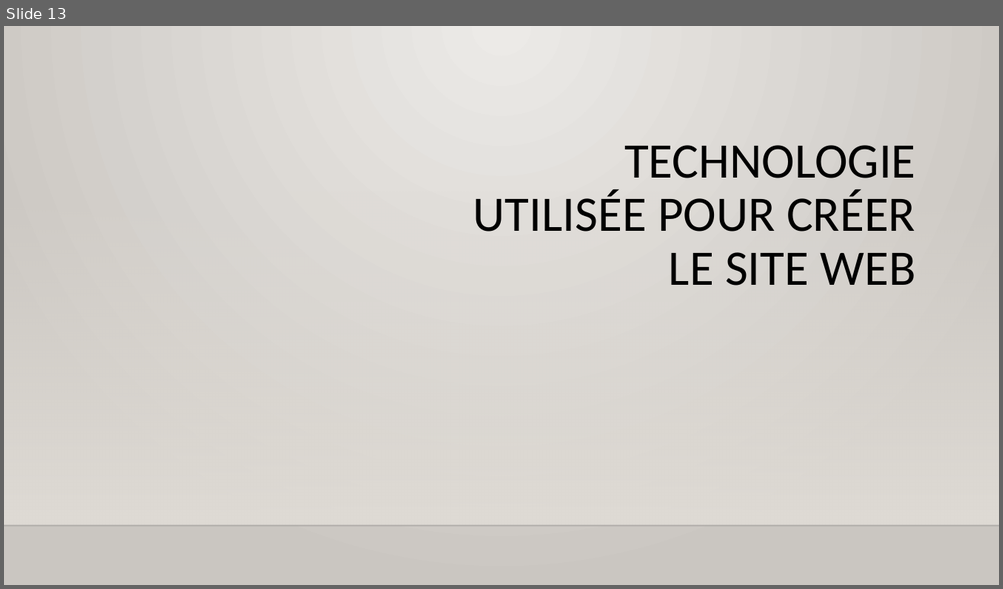
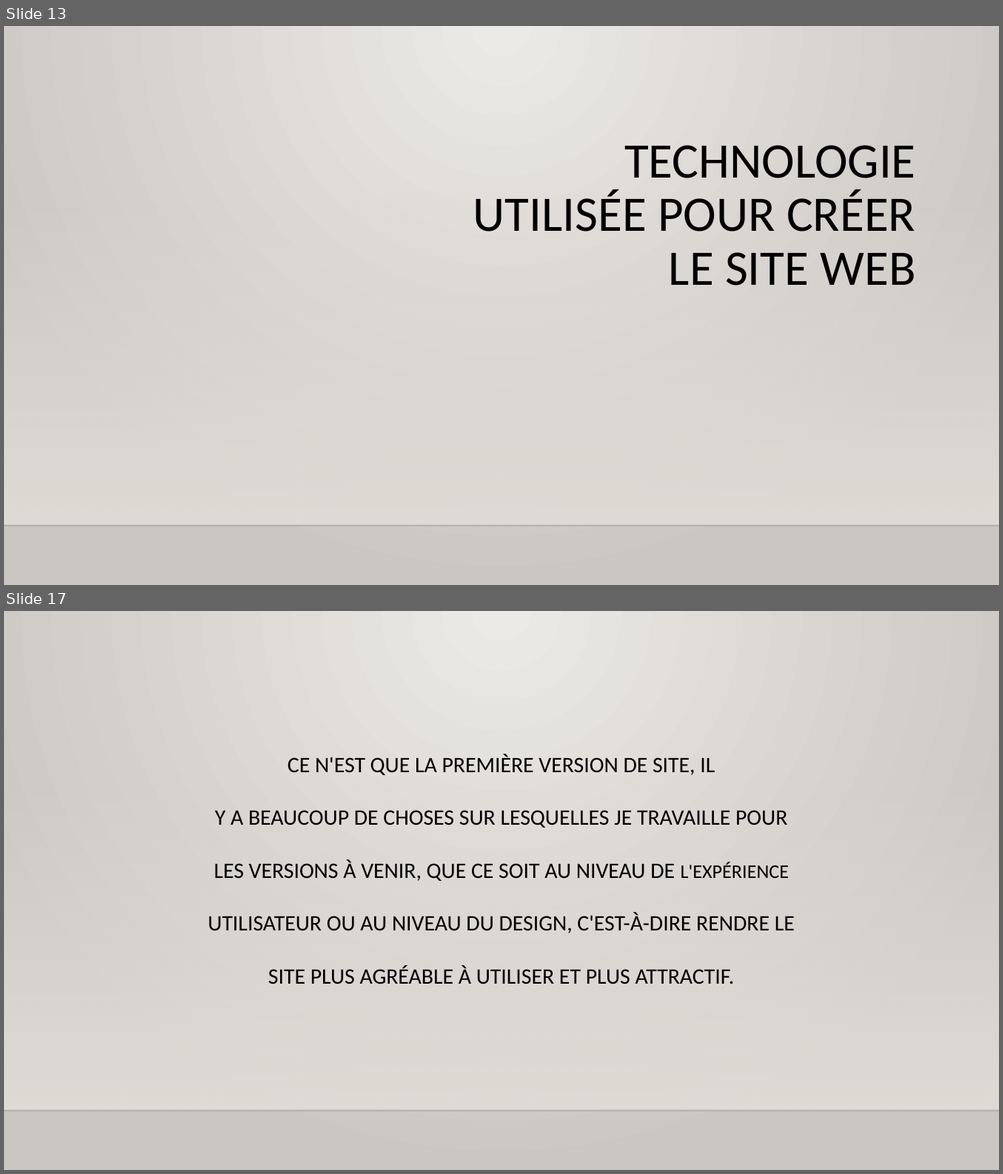
Before and after one commit to ghrabla/kleider1933-website, a slide deck: UML/presentationfilrouge.pptx. Shown one above the other, each under a label of ours: slide 13 before the commit, slides 13 and 17 after it; the slides between them are not shown. The pictures are 1003x589 and 1003x1174 pixels, drawn with LibreOffice and Linux fonts; fonts in the diff are those of the drawing; background and template pictures are left out. Boxes give left, top, right and bottom in pixels: in the first picture for what was removed or moved away, otherwise in the second. Text is boxed around its words. In the diff, an @@ line names an element or a change of style, - is before the commit and + after.

```diff
--- a/UML/presentationfilrouge.pptx
+++ b/UML/presentationfilrouge.pptx
@@ slide 17 added at (x1=4, y1=611, x2=999, y2=1170), background gradient #ECEAE7 to #CAC7C1; not listed: 2 template elements that a slide beside it also shows @@
@@ title added at (x1=208, y1=754, x2=794, y2=985), 16 pt, text #000000 @@
+CE N'EST QUE LA PREMIÈRE VERSION DE SITE, IL
+Y A BEAUCOUP DE CHOSES SUR LESQUELLES JE TRAVAILLE POUR LES VERSIONS À VENIR, QUE CE SOIT AU NIVEAU DE L'EXPÉRIENCE UTILISATEUR OU AU NIVEAU DU DESIGN, C'EST-À-DIRE RENDRE LE SITE PLUS AGRÉABLE À UTILISER ET PLUS ATTRACTIF.
```
Also in this commit, not shown: 8 slides changed, 1 other slide added, 1 slide removed, 25 other files.
